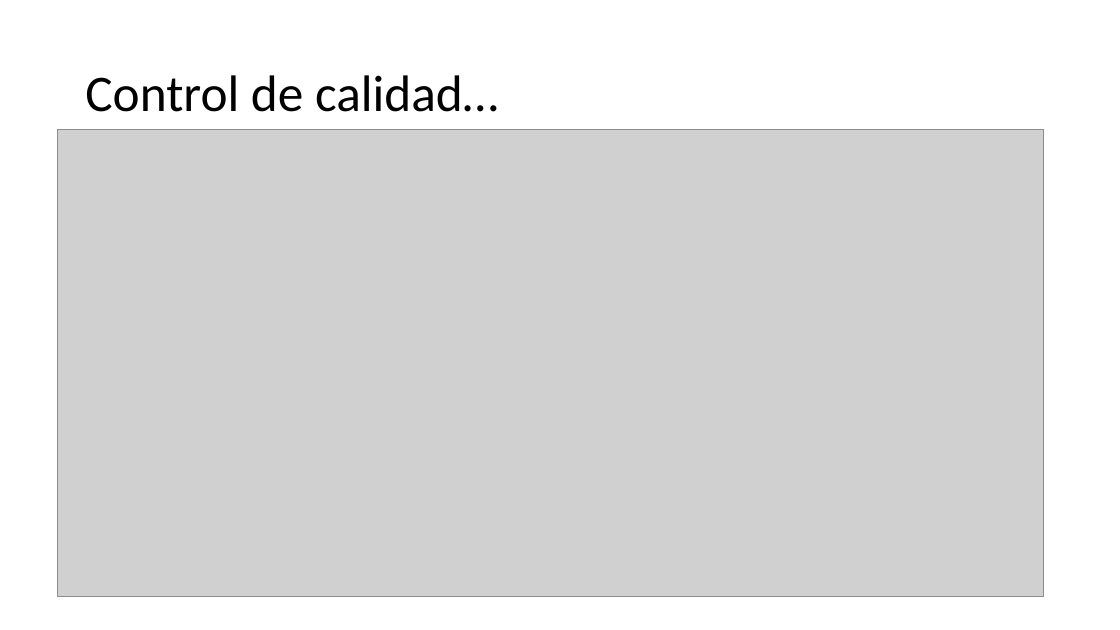
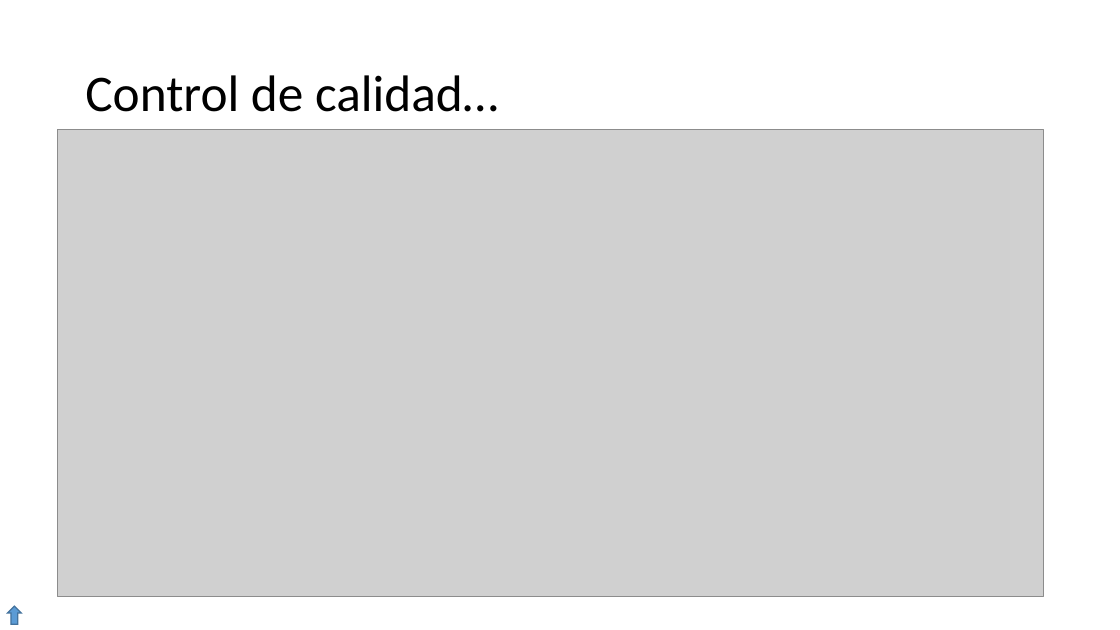
Before and after one commit to victor1130/Scripts_Clima, a slide deck: slide 12 of Tratamiento de datos climáticos.pptx. Drawn at 1120x630 pixels with LibreOffice and Linux fonts; fonts in the diff are those of the drawing; grey boxes stand for pictures. Boxes give left, top, right and bottom in pixels: in the first picture for what was removed or moved away, otherwise in the second. Text is boxed around its words. In the diff, an @@ line names an element or a change of style, - is before the commit and + after.

```diff
--- a/Tratamiento de datos climáticos.pptx
+++ b/Tratamiento de datos climáticos.pptx
@@ up arrow added at box(8, 607, 21, 625), fill #5B9BD5, outline #43739E 1 pt @@
```
Also in this commit, not shown: 11 other slides changed, 3 slides added, 1 slide removed, 3 other files.
